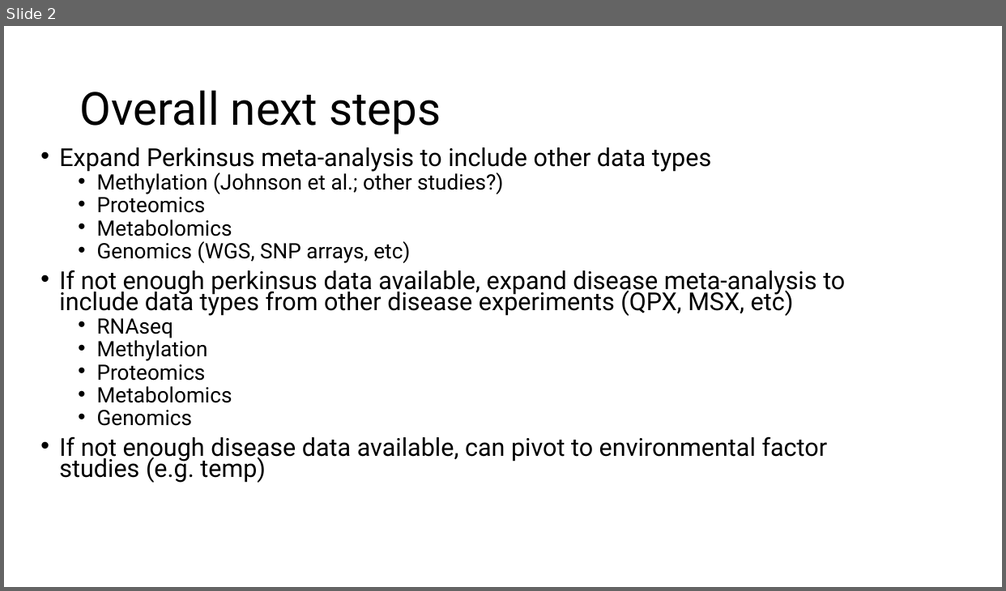
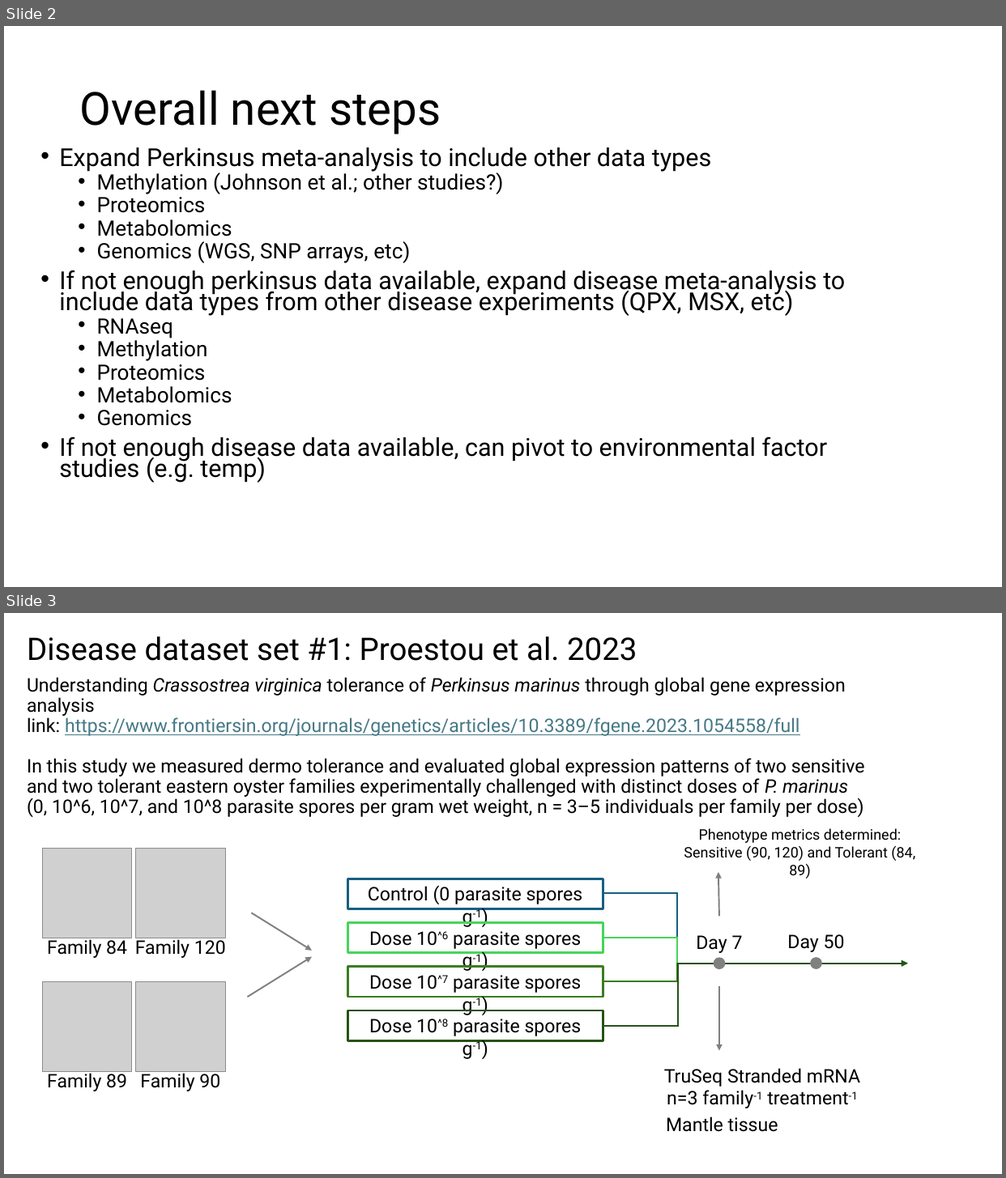
Before and after one commit to Resilience-Biomarkers-for-Aquaculture/Cvirg_Pmarinus_RNAseq, a slide deck: analysis_ideas.pptx. Shown one above the other, each under a label of ours: slide 2 before the commit, slides 2 and 3 after it. The pictures are 1006x591 and 1006x1178 pixels, drawn with LibreOffice and Linux fonts; fonts in the diff are those of the drawing; grey boxes stand for pictures. Boxes give left, top, right and bottom in pixels: in the first picture for what was removed or moved away, otherwise in the second. Text is boxed around its words. In the diff, an @@ line names an element or a change of style, - is before the commit and + after.

Commit message:
edited samplesheet dataset3 and analysis ideas with disease datasets

```diff
--- a/analysis_ideas.pptx
+++ b/analysis_ideas.pptx
@@ slide 3 added at [4, 613, 1002, 1174], background #FFFFFF @@
@@ title added at [27, 636, 637, 661], 30 pt, text #000000 @@
+Disease dataset set #1: Proestou et al. 2023
@@ text added at [27, 677, 865, 817], 18 pt, text #000000 @@
+Understanding Crassostrea virginica tolerance of Perkinsus marinus through global gene expression analysis
+link: https://www.frontiersin.org/journals/genetics/articles/10.3389/fgene.2023.1054558/full
+In this study we measured dermo tolerance and evaluated global expression patterns of two sensitive and two tolerant eastern oyster families experimentally challenged with distinct doses of P. marinus (0, 10^6, 10^7, and 10^8 parasite spores per gram wet weight, n = 3–5 individuals per family per dose)
@@ text added at [684, 828, 915, 861], 14 pt, text #000000 @@
+Phenotype metrics determined: Sensitive (90, 120) and Tolerant (84, 89)
@@ picture added at [42, 849, 132, 939] @@
@@ picture added at [136, 849, 226, 939] @@
@@ rectangle added at [347, 879, 603, 909], outline #156082 2.25 pt, 18 pt, text #000000 @@
+Control (0 parasite spores g-1)
@@ arrow added from (720, 916) to (718, 872), #808080 1.5 pt @@
@@ elbow arrow added from (603, 894) to (908, 964), #156082 1.5 pt @@
@@ arrow added from (252, 914) to (312, 951), #808080 1.5 pt @@
@@ rectangle added at [347, 923, 603, 953], outline #47D45A 2.25 pt, 18 pt, text #000000 @@
+Dose 10^6 parasite spores g-1)
@@ text added at [47, 937, 127, 958], 18 pt, text #000000 @@
+Family 84
@@ text added at [135, 937, 226, 958], 18 pt, text #000000 @@
+Family 120
@@ elbow arrow added from (603, 938) to (908, 964), #47D45A 1.5 pt @@
@@ text added at [696, 935, 743, 953], 18 pt, text #000000 @@
+Day 7
@@ text added at [787, 935, 845, 952], 18 pt, text #000000 @@
+Day 50
@@ arrow added from (247, 997) to (312, 957), #808080 1.5 pt @@
@@ rectangle added at [347, 967, 603, 997], outline #3B7D23 2.25 pt, 18 pt, text #000000 @@
+Dose 10^7 parasite spores g-1)
@@ elbow arrow added from (603, 982) to (908, 964), #3B7D23 1.5 pt @@
@@ elbow arrow added from (603, 1026) to (908, 964), #275417 1.5 pt @@
@@ ellipse added at [714, 958, 725, 969], fill #808080, outline #808080 1.5 pt @@
@@ ellipse added at [811, 958, 821, 969], fill #808080, outline #808080 1.5 pt @@
@@ picture added at [42, 982, 132, 1072] @@
@@ picture added at [136, 982, 226, 1072] @@
@@ arrow added from (720, 986) to (720, 1051), #808080 1.5 pt @@
@@ rectangle added at [347, 1011, 603, 1041], outline #275417 2.25 pt, 18 pt, text #000000 @@
+Dose 10^8 parasite spores g-1)
@@ text added at [47, 1071, 127, 1092], 18 pt, text #000000 @@
+Family 89
@@ text added at [140, 1071, 220, 1092], 18 pt, text #000000 @@
+Family 90
@@ text added at [664, 1068, 860, 1109], 18 pt, text #000000 @@
+TruSeq Stranded mRNA n=3 family-1 treatment-1
@@ text added at [666, 1117, 778, 1132], 18 pt, text #000000 @@
+Mantle tissue
```
Also in this commit, not shown: 3 other slides added, 2 other files.
